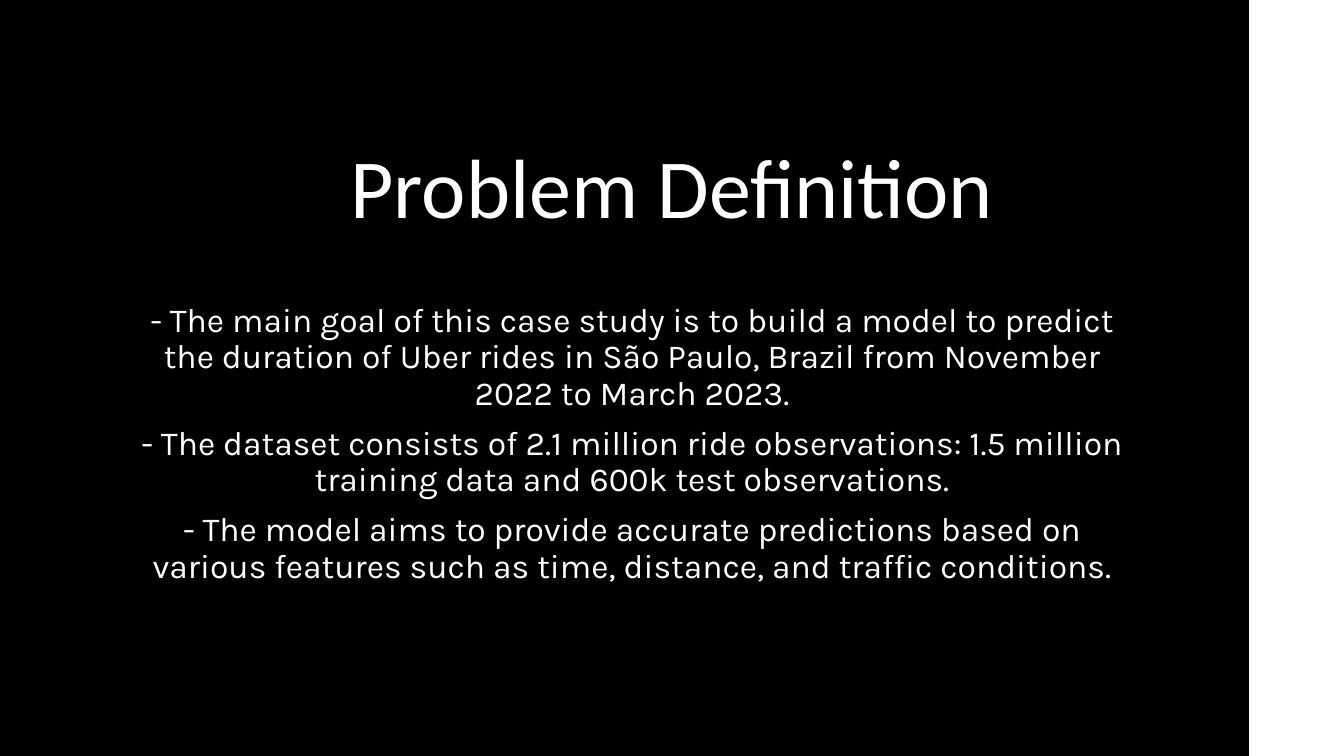
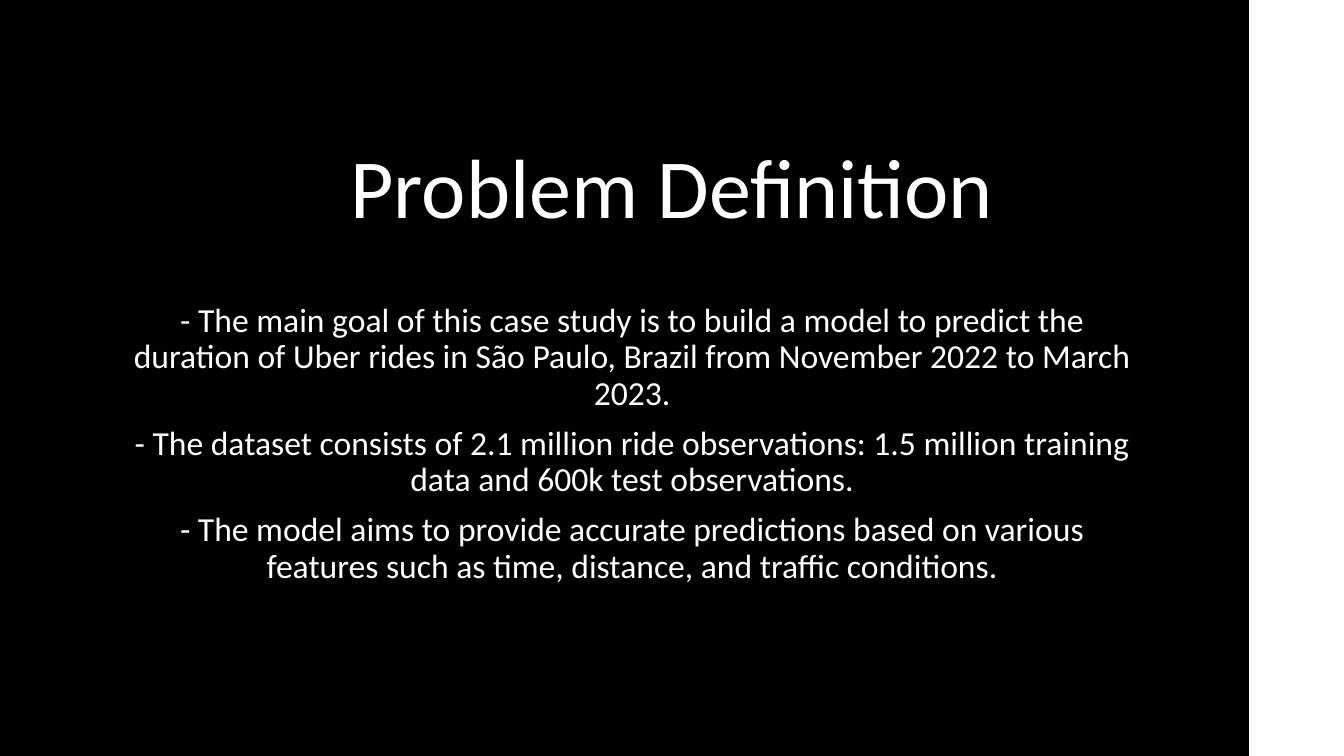
Before and after one commit to PepeZuco/uber_assessment, a slide deck: slide 2 of PowerPoint/Updated_Presentation_Uber.pptx. Drawn at 1344x756 pixels with LibreOffice and Linux fonts; fonts in the diff are those of the drawing. Boxes give left, top, right and bottom in pixels: in the first picture for what was removed or moved away, otherwise in the second. Text is boxed around its words. In the diff, an @@ line names an element or a change of style, - is before the commit and + after.

```diff
--- a/PowerPoint/Updated_Presentation_Uber.pptx
+++ b/PowerPoint/Updated_Presentation_Uber.pptx
@@ subtitle "- The main goal of ..." at [134, 308, 1130, 582]: font Karla to Calibri @@
```
Also in this commit, not shown: 10 other slides changed, 3 slides added, 4 other files.
